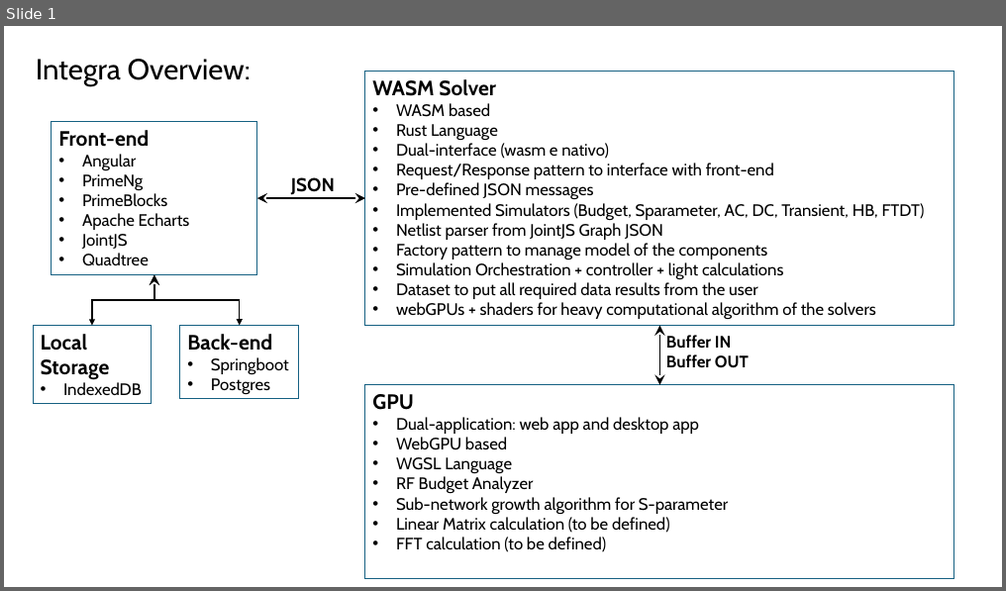
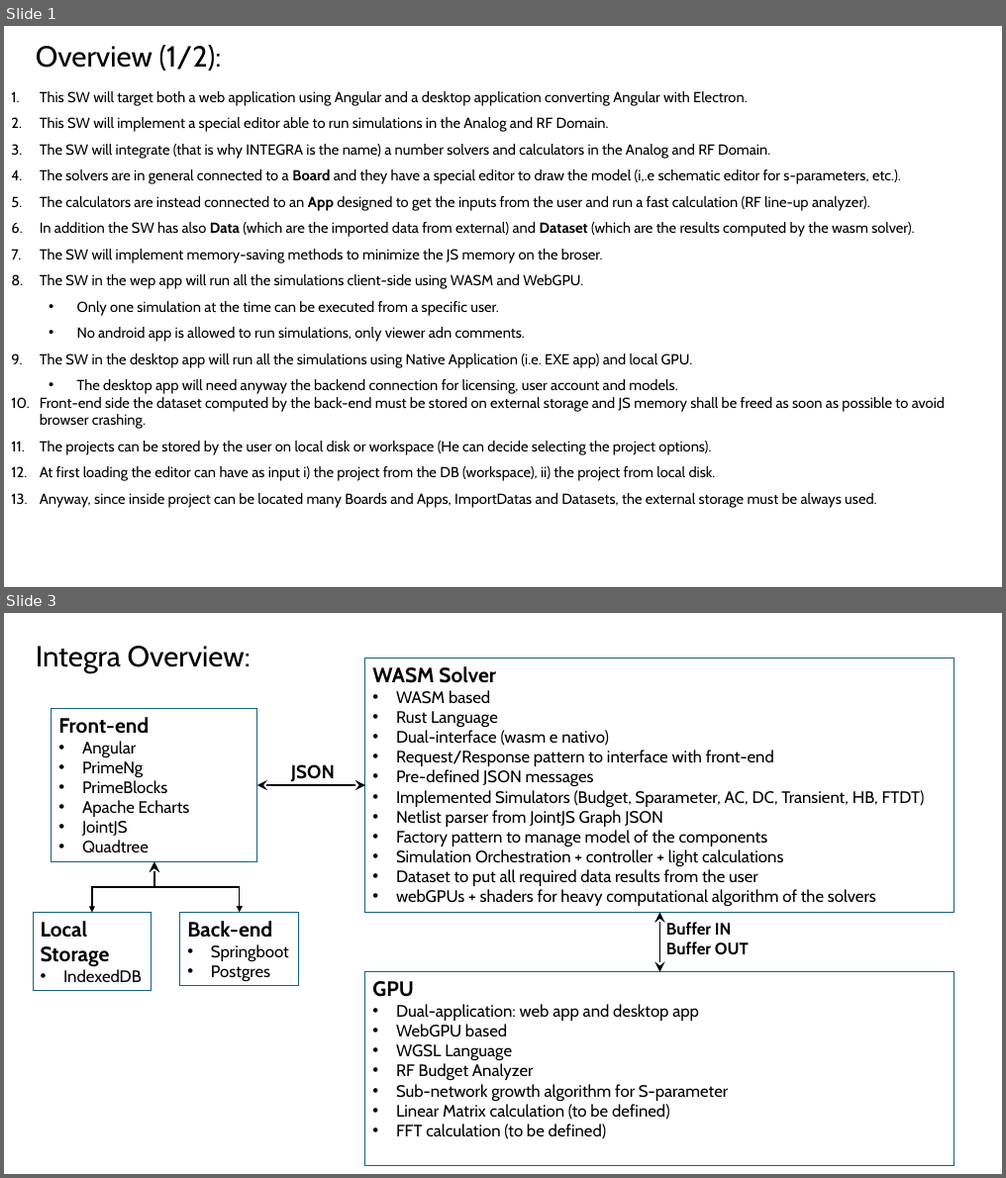
Before and after one commit to Cristiana85/integra-v1.0, a slide deck: INTEGRA Editor Project.pptx. Shown one above the other, each under a label of ours: slide 1 before the commit, slides 1 and 3 after it; the slides between them are not shown. The pictures are 1006x591 and 1006x1178 pixels, drawn with LibreOffice and Linux fonts; fonts in the diff are those of the drawing. Boxes give left, top, right and bottom in pixels: in the first picture for what was removed or moved away, otherwise in the second. Text is boxed around its words. In the diff, an @@ line names an element or a change of style, - is before the commit and + after.

```diff
--- a/INTEGRA Editor Project.pptx
+++ b/INTEGRA Editor Project.pptx
@@ slide 1 added at [4,26,1002,587], background #FFFFFF @@
@@ text added at [36,45,222,71], 28 pt, text #000000 @@
+Overview (1/2):
@@ text added at [40,91,944,508], 14 pt, text #000000 @@
+1. This SW will target both a web application using Angular and a desktop application converting Angular with Electron.
+2. This SW will implement a special editor able to run simulations in the Analog and RF Domain.
+3. The SW will integrate (that is why INTEGRA is the name) a number solvers and calculators in the Analog and RF Domain.
+4. The solvers are in general connected to a Board and they have a special editor to draw the model (i,.e schematic editor for s-parameters, etc.).
+5. The calculators are instead connected to an App designed to get the inputs from the user and run a fast calculation (RF line-up analyzer).
+6. In addition the SW has also Data (which are the imported data from external) and Dataset (which are the results computed by the wasm solver).
+7. The SW will implement memory-saving methods to minimize the JS memory on the broser.
+8. The SW in the wep app will run all the simulations client-side using WASM and WebGPU.
+  • Only one simulation at the time can be executed from a specific user.
+  • No android app is allowed to run simulations, only viewer adn comments.
+9. The SW in the desktop app will run all the simulations using Native Application (i.e. EXE app) and local GPU.
+  • The desktop app will need anyway the backend connection for licensing, user account and models.
+10. Front-end side the dataset computed by the back-end must be stored on external storage and JS memory shall be freed as soon as possible to avoid browser crashing.
+11. The projects can be stored by the user on local disk or workspace (He can decide selecting the project options).
+12. At first loading the editor can have as input i) the project from the DB (workspace), ii) the project from local disk.
+13. Anyway, since inside project can be located many Boards and Apps, ImportDatas and Datasets, the external storage must be always used.
@@ what was slide 1 is now slide 3 @@
```
Also in this commit, not shown: 2 slides changed, 3 other slides added, 5 slides removed, 1 other file.
